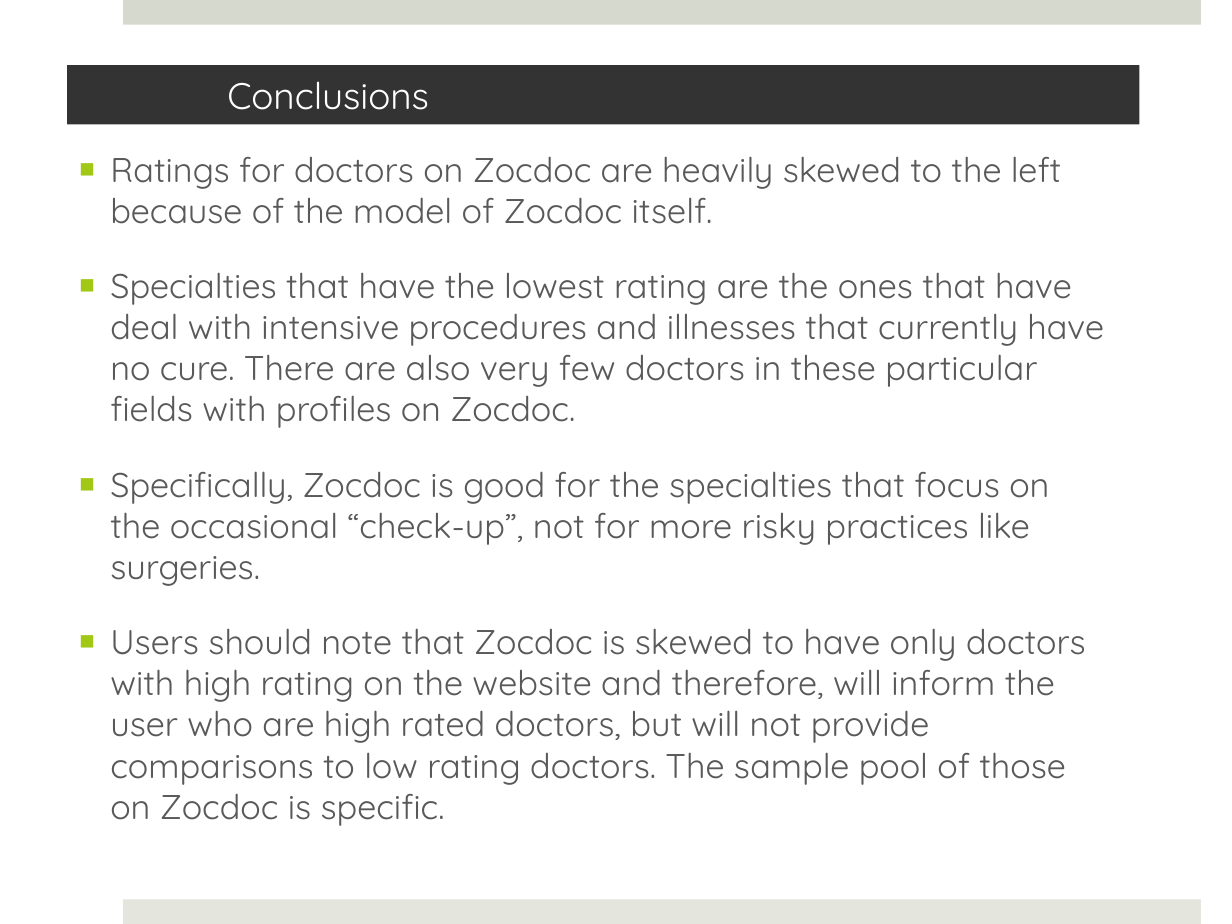
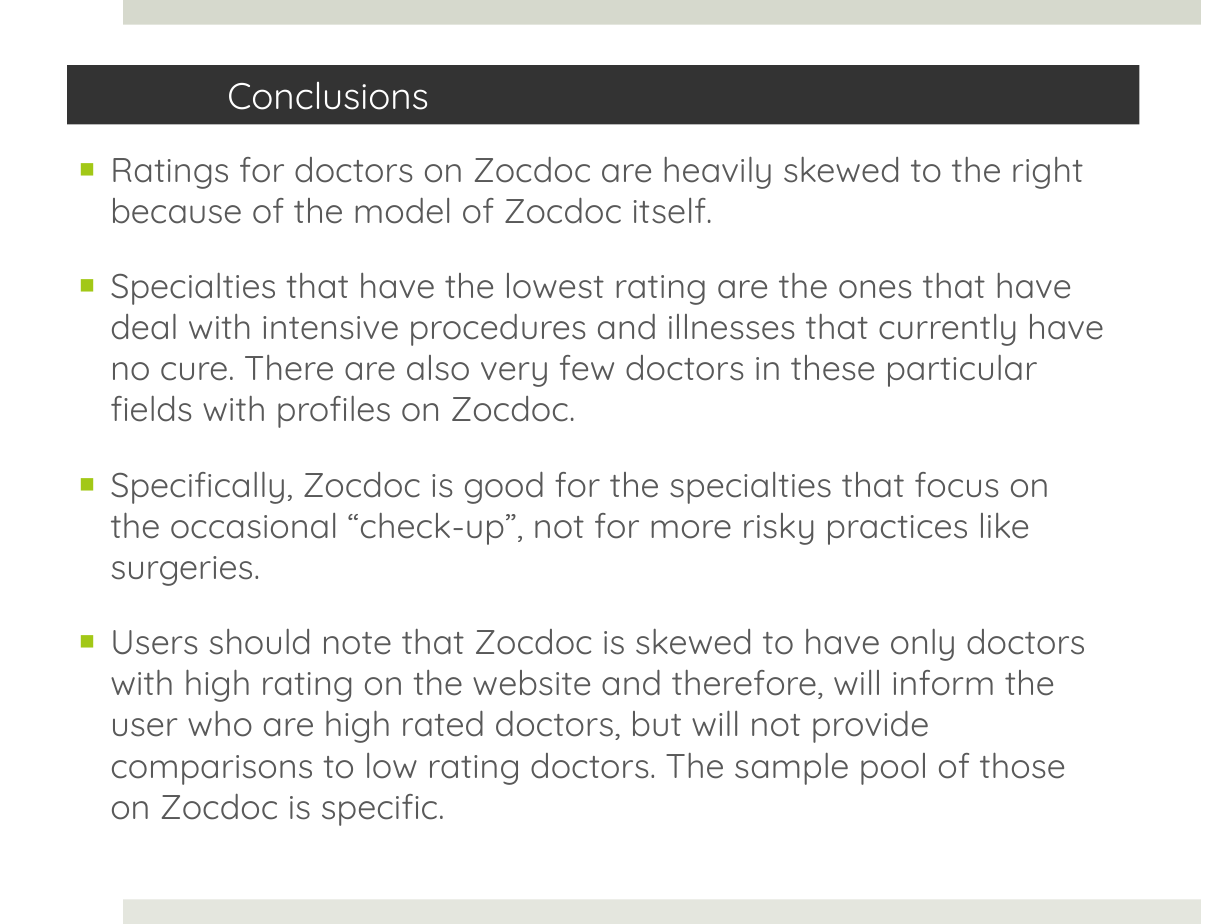
Before and after one commit to angielin59/doctorWS, a slide deck: slide 19 of ZocdocPPT.pptx. Drawn at 1232x924 pixels with LibreOffice and Linux fonts; fonts in the diff are those of the drawing. Boxes give left, top, right and bottom in pixels: in the first picture for what was removed or moved away, otherwise in the second. Text is boxed around its words. In the diff, an @@ line names an element or a change of style, - is before the commit and + after.

Commit message:
ppt edit

```diff
--- a/ZocdocPPT.pptx
+++ b/ZocdocPPT.pptx
@@ text at bbox=[110, 156, 1084, 224]: text changed @@
-■ Ratings for doctors on Zocdoc are heavily skewed to the left because of the model of Zocdoc itself.
+■ Ratings for doctors on Zocdoc are heavily skewed to the right because of the model of Zocdoc itself.
```
